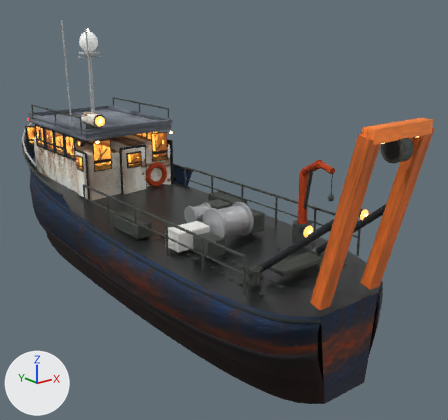
Renders of the glTF model models/web/boat.glb from each side of a commit.
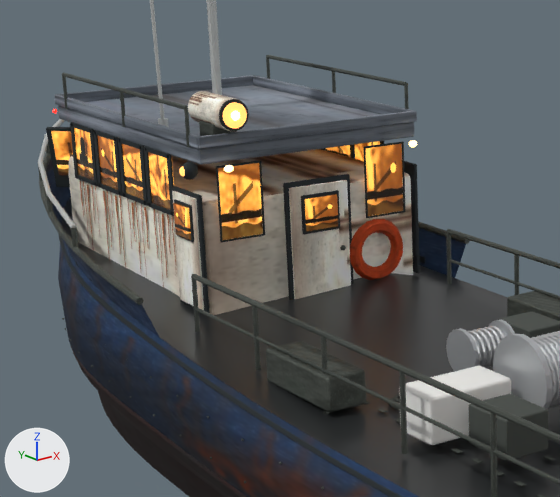
The first picture shows the older version from a camera (50 mm lens) standing at (-8.58, -13.88, 6.07) and looking at (1.07, -1.82, 1.24). The close-ups show the older and then the newer version on the part from 1% to 51% of the width and 18% to 65% of the height of that picture. Only the edits that show in the close-ups are written down. The lights are fixed; the arrows at lower left show +X, +Y and +Z. Where no turn or scale is listed for an object, it has been applied to the vertices. Vertices at exactly the same position are counted once.
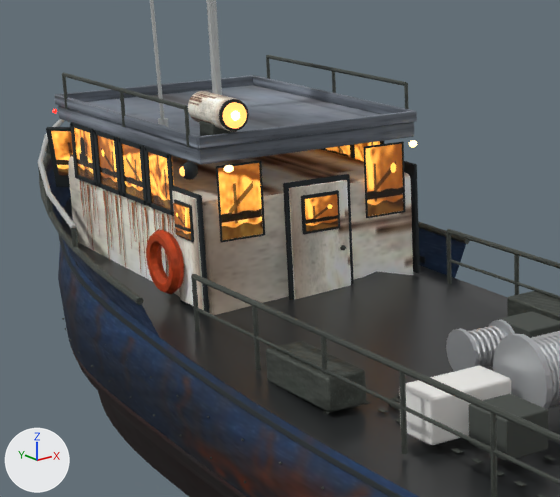
Where the newer file only moved an object's origin or applied its transform, the numbers keep the older frame.

Pixel boxes [x1, y1, x2, y2] of what changed, in the close-ups (560 x 497 px):
'Mesh_20', reshaped: before [350, 219, 403, 280]; after [146, 229, 184, 294]

Patch to the scene script:
```diff
--- a/models/web/boat.glb.py
+++ b/models/web/boat.glb.py
@@ me_mesh_20 @@
 # used by ob_mesh_20; location = (-1.08, 9.38, 0.51)
-me_mesh_20.from_pydata(...)  # 204 vertices, 396 faces; spans x 1.44..2.32, y -15.32..-8.46, z 0.85..2.77
+me_mesh_20.from_pydata(...)  # 204 vertices, 396 faces; spans x -0.48..2.32, y -15.32..-7.36, z 0.9..2.77
+# me_mesh_20 part 1: the loose piece of 120 vertices spanning x 1.44..2.16, y -8.6..-8.46, z 0.85..1.57 is multiplied about its middle by the matrix ((0.0, -1.0, 0.0), (0.0, 0.0, 1.0), (-1.0, 0.0, 0.0)), then moved by (-2.21, 0.81, 0.05)
 me_mesh_20.materials.append(mat_safety_orange)
```
